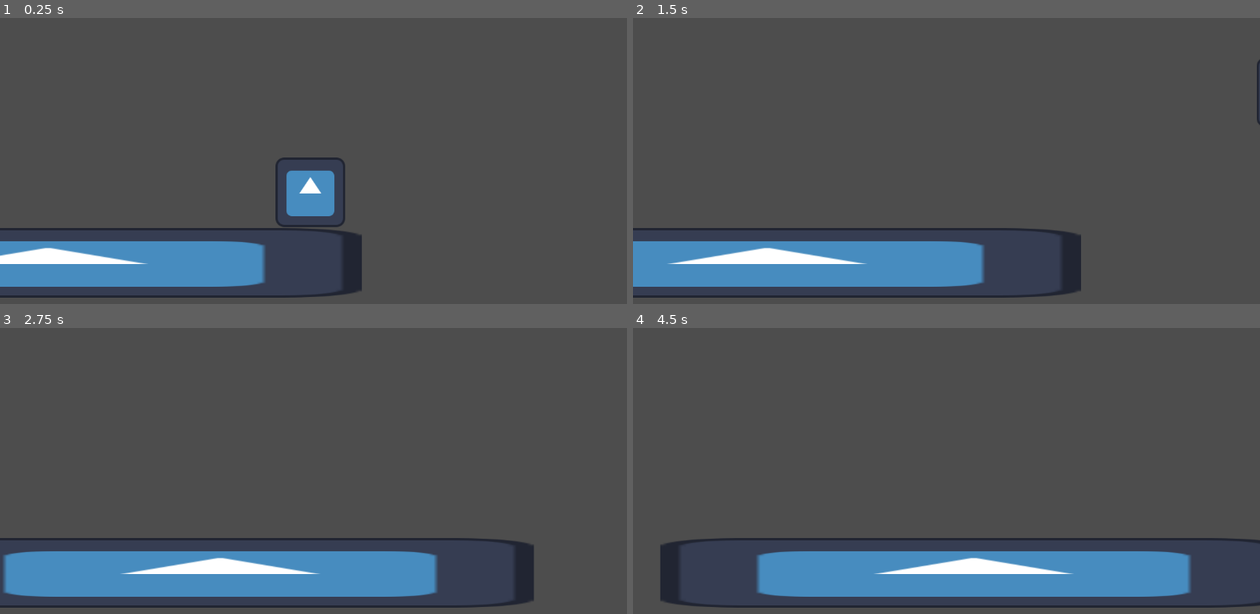
Above: before the commit, frames 1-4 (two rows, left to right).
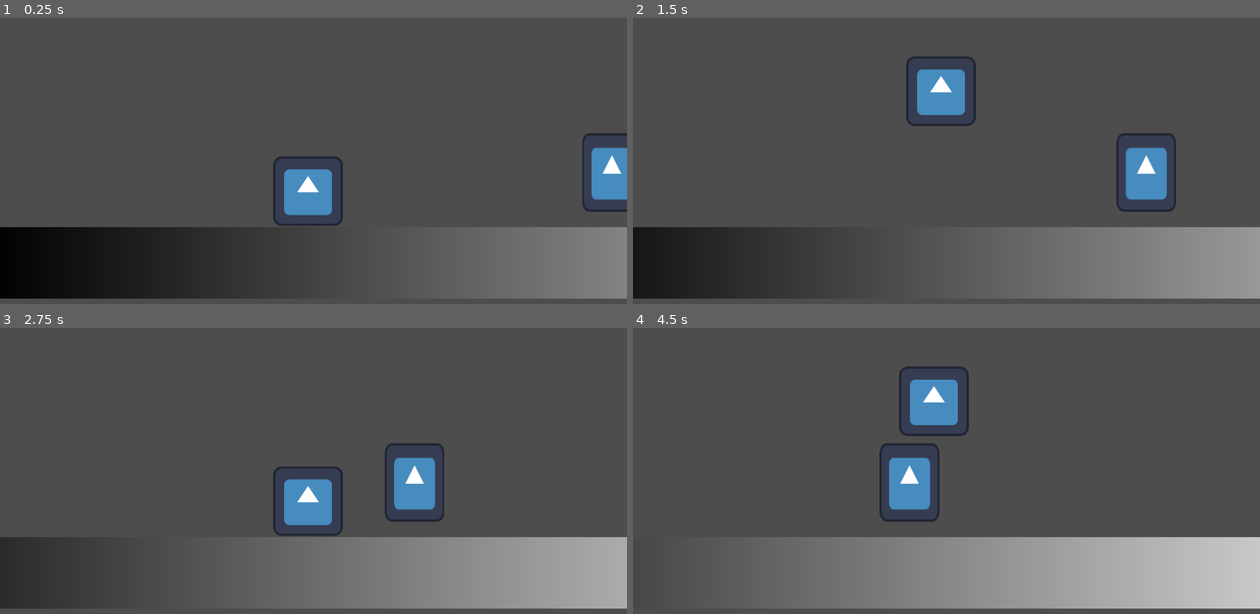
Above: after the commit, the same moments.

Repository: 22npatrick/Split-Focus-Game
Game: Godot game, scene res://Scene/main_1.tscn
The game is run twice, just before and just after one commit, with the same random seed, the same clock (stepped at 60 frames per second) and the same inputs. The engine's default icon, where the game draws it, is replaced by a stand-in: a white triangle on a blue panel in a dark square.
Inputs:
- Up to frame 1 (0.25 s): no input
- Up to frame 2 (1.5 s): hold D (right) from 0.53 s (still down); tap W (up) at 0.77 s
- Up to frame 3 (2.75 s): tap W (up) at 1.52 s; release D (right) at 2.03 s; hold A (left) from 2.03 s (still down)
- Up to frame 4 (4.5 s): release A (left) at 2.78 s; hold D (right) 2.78-4.28 s; tap W (up) at 3.02, 3.77 s; hold A (left) from 4.28 s (still down)

The runs differ from the first frame. In frame 1, 19% of the frame differs, in the area x 0-100%, y 40-99%; in frame 2, 26%; in frame 3, 27%; in frame 4, 27%, in the area x 4-100%, y 13-99%.

Commit message:
Stopped the player from moving with the floor

Diff:
--- /dev/null
+++ b/Scene/end_game_scene.tscn
@@ -0,0 +1,27 @@
+[gd_scene format=3 uid="uid://cewpb7ye1k0yl"]
+
+[node name="EndGameScene" type="Control" unique_id=727044701]
+layout_mode = 3
+anchors_preset = 15
+anchor_right = 1.0
+anchor_bottom = 1.0
+grow_horizontal = 2
+grow_vertical = 2
+
+[node name="Button" type="Button" parent="." unique_id=1859496162]
+layout_mode = 0
+offset_left = 556.0
+offset_top = 266.0
+offset_right = 648.0
+offset_bottom = 297.0
+text = "TRY AGAIN
+"
+
+[node name="Label" type="Label" parent="." unique_id=1117792933]
+layout_mode = 0
+offset_left = 539.0
+offset_top = 189.0
+offset_right = 661.0
+offset_bottom = 238.0
+text = "YOU HAVE DIED
+"
--- a/Scene/main_1.tscn
+++ b/Scene/main_1.tscn
@@ -11,8 +11,13 @@
 	$AnimationPlayer.play(\"Move\")
 "
 
+[sub_resource type="Gradient" id="Gradient_g3nmm"]
+
+[sub_resource type="GradientTexture2D" id="GradientTexture2D_o8mxn"]
+gradient = SubResource("Gradient_g3nmm")
+
 [sub_resource type="RectangleShape2D" id="RectangleShape2D_o8mxn"]
-size = Vector2(1154, 129)
+size = Vector2(2307, 129)
 
 [sub_resource type="Animation" id="Animation_o8mxn"]
 resource_name = "Move"
@@ -25,10 +30,10 @@
 tracks/0/interp = 1
 tracks/0/loop_wrap = true
 tracks/0/keys = {
-"times": PackedFloat32Array(0, 7.9666667),
+"times": PackedFloat32Array(0, 8),
 "transitions": PackedFloat32Array(1, 1),
 "update": 0,
-"values": [Vector2(56, 451), Vector2(1064, 451)]
+"values": [Vector2(1720, 451), Vector2(560, 451)]
 }
 
 [sub_resource type="Animation" id="Animation_2prf1"]
@@ -52,6 +57,13 @@
 &"RESET": SubResource("Animation_2prf1")
 }
 
+[sub_resource type="CapsuleShape2D" id="CapsuleShape2D_o8mxn"]
+radius = 57.66638
+height = 172.0
+
+[sub_resource type="RectangleShape2D" id="RectangleShape2D_2prf1"]
+size = Vector2(238, 2)
+
 [node name="main_1" type="Node2D" unique_id=277038257]
 metadata/_edit_group_ = true
 
@@ -63,14 +75,33 @@
 script = SubResource("GDScript_o8mxn")
 
 [node name="Sprite2D" type="Sprite2D" parent="Floor 1" unique_id=210423686]
-position = Vector2(7.0000286, 0)
-scale = Vector2(9.0078125, 1)
-texture = ExtResource("2_o8mxn")
+position = Vector2(-571.3336, -3.8146973e-06)
+scale = Vector2(36.031246, 2.0625)
+texture = SubResource("GradientTexture2D_o8mxn")
 metadata/_edit_group_ = true
 
 [node name="CollisionShape2D" type="CollisionShape2D" parent="Floor 1" unique_id=1399567920]
-position = Vector2(7, -1.5)
+position = Vector2(-569.5, -1.5)
 shape = SubResource("RectangleShape2D_o8mxn")
 
 [node name="AnimationPlayer" type="AnimationPlayer" parent="Floor 1" unique_id=1496855876]
 libraries/ = SubResource("AnimationLibrary_5dlce")
+
+[node name="StaticBody2DObsticle1" type="StaticBody2D" parent="Floor 1" unique_id=1454613047]
+position = Vector2(-576, -190)
+
+[node name="CollisionShape2D" type="CollisionShape2D" parent="Floor 1/StaticBody2DObsticle1" unique_id=1342520515]
+position = Vector2(8, 24)
+shape = SubResource("CapsuleShape2D_o8mxn")
+
+[node name="Sprite2D" type="Sprite2D" parent="Floor 1/StaticBody2DObsticle1" unique_id=1741169993]
+position = Vector2(9.333185, 23.499985)
+scale = Vector2(0.854169, 1.1328124)
+texture = ExtResource("2_o8mxn")
+
+[node name="Permanent Floor" type="StaticBody2D" parent="." unique_id=1410077902]
+position = Vector2(0, -2)
+
+[node name="CollisionShape2D" type="CollisionShape2D" parent="Permanent Floor" unique_id=1100670722]
+position = Vector2(566, 386)
+shape = SubResource("RectangleShape2D_2prf1")
--- /dev/null
+++ b/Scene/start_game_scene.tscn
@@ -0,0 +1,9 @@
+[gd_scene format=3 uid="uid://c18oij3dbx4mq"]
+
+[node name="StartGameScene" type="Control" unique_id=2121128182]
+layout_mode = 3
+anchors_preset = 15
+anchor_right = 1.0
+anchor_bottom = 1.0
+grow_horizontal = 2
+grow_vertical = 2
--- a/Script/player_1.gd
+++ b/Script/player_1.gd
@@ -16,10 +16,10 @@
 
 	# Get the input direction and handle the movement/deceleration.
 	# As good practice, you should replace UI actions with custom gameplay actions.
-	var direction := Input.get_axis("left", "right")
-	if direction:
-		velocity.x = direction * SPEED
-	else:
-		velocity.x = move_toward(velocity.x, 0, SPEED)
+	#var direction := Input.get_axis("left", "right")
+	#if direction:
+	#	velocity.x = direction * SPEED
+	#else:
+	#	velocity.x = move_toward(velocity.x, 0, SPEED)
 
 	move_and_slide()
